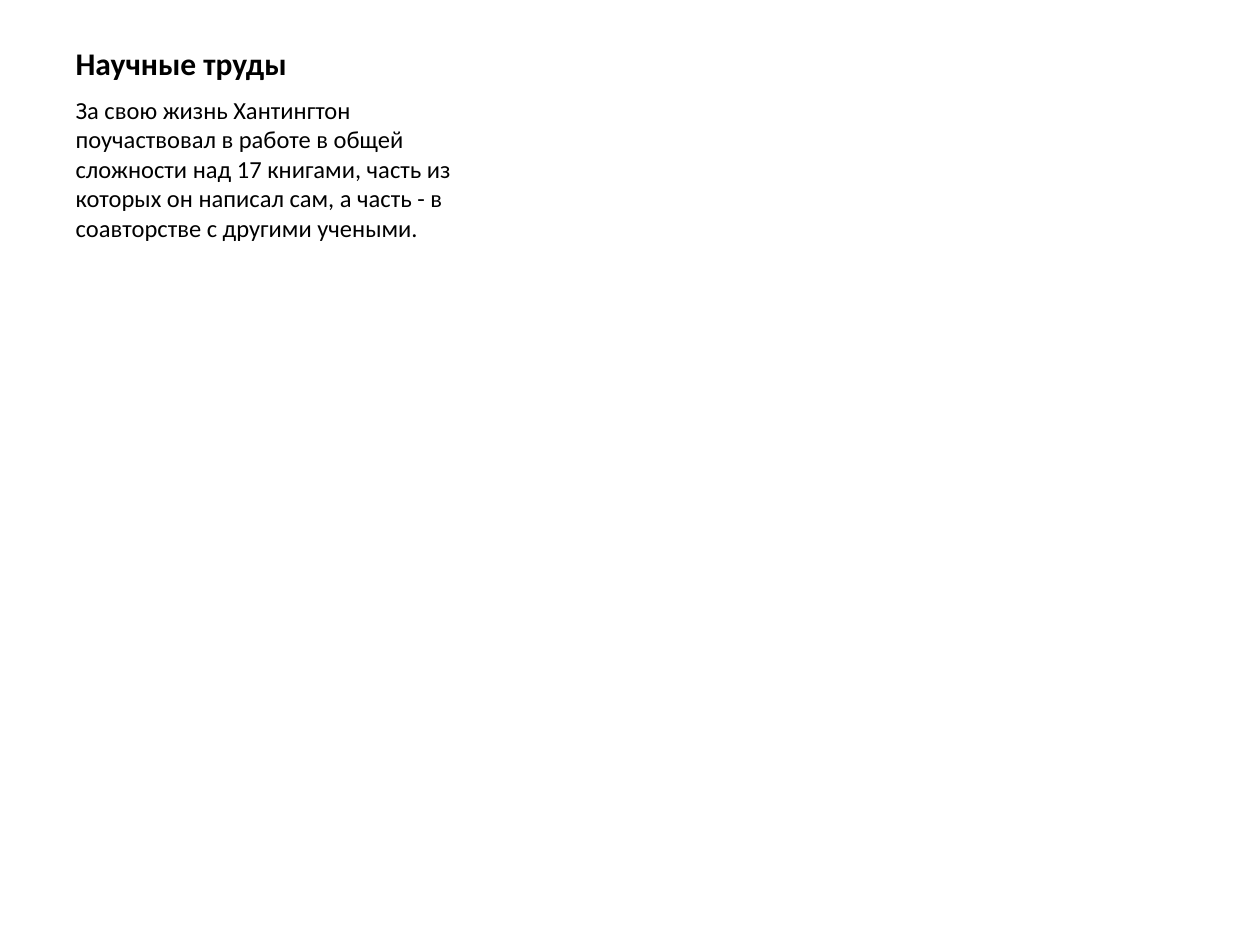
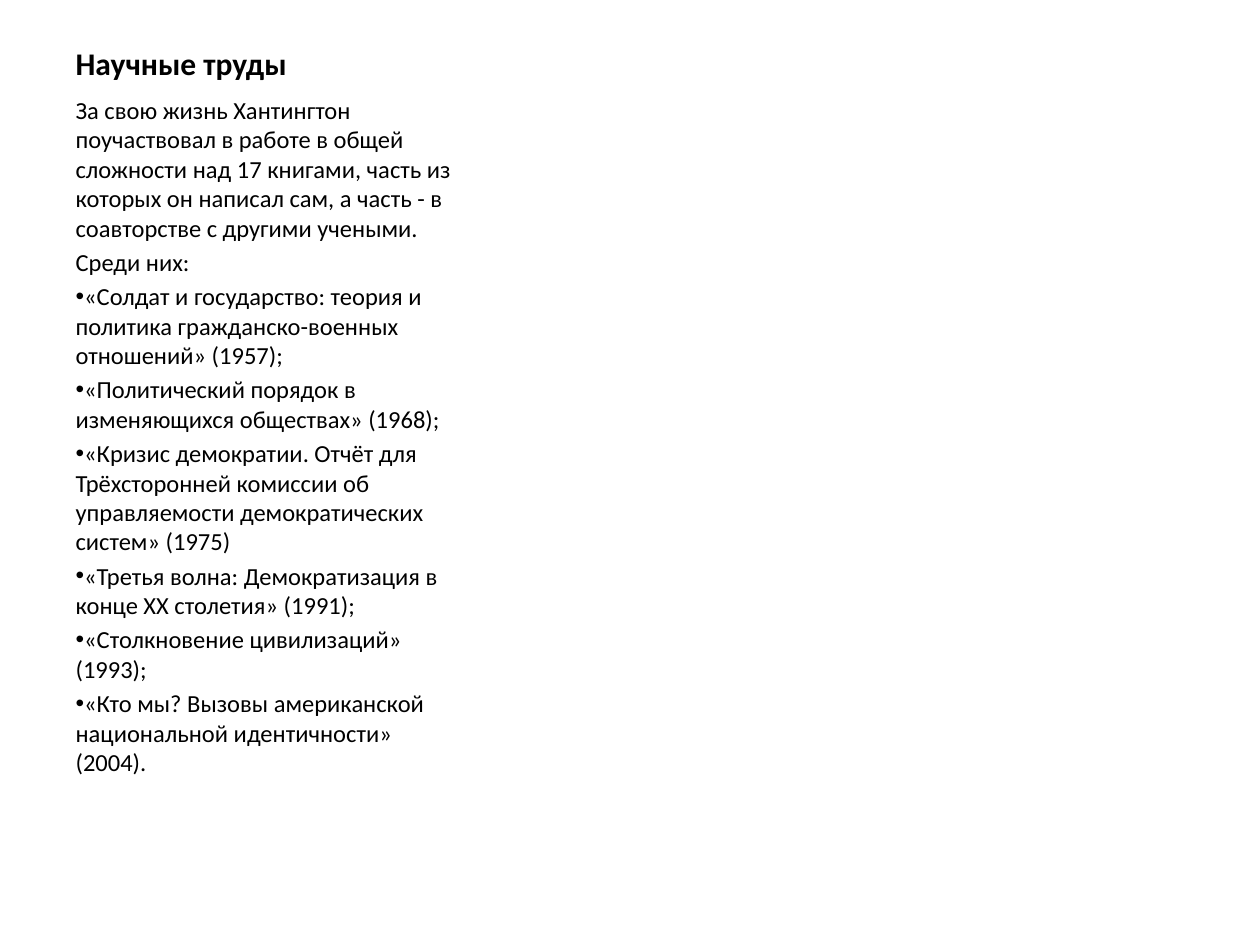
Before and after one commit to IAKalash/MyRep, a slide deck: slide 3 of Other/Сэмюэл Филлипс Хантингтон.pptx. Drawn at 1260x945 pixels with LibreOffice and Linux fonts; fonts in the diff are those of the drawing. Boxes give left, top, right and bottom in pixels: in the first picture for what was removed or moved away, otherwise in the second. Text is boxed around its words. In the diff, an @@ line names an element or a change of style, - is before the commit and + after.

```diff
--- a/Other/Сэмюэл Филлипс Хантингтон.pptx
+++ b/Other/Сэмюэл Филлипс Хантингтон.pptx
@@ text at [76,255,439,775]: paragraphs added @@
+Среди них:
+• «Солдат и государство: теория и политика гражданско-военных отношений» (1957);
+• «Политический порядок в изменяющихся обществах» (1968);
+• «Кризис демократии. Отчёт для Трёхсторонней комиссии об управляемости демократических систем» (1975)
+• «Третья волна: Демократизация в конце XX столетия» (1991);
+• «Столкновение цивилизаций» (1993);
+• «Кто мы? Вызовы американской национальной идентичности» (2004).
```
Also in this commit, not shown: 4 slides added, 1 other file.
